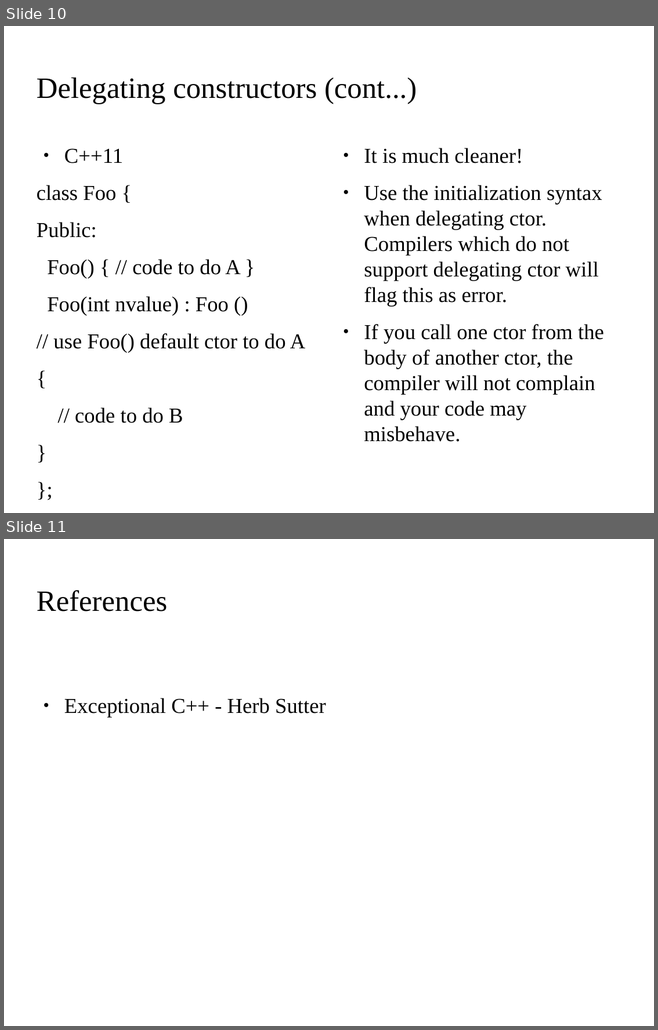
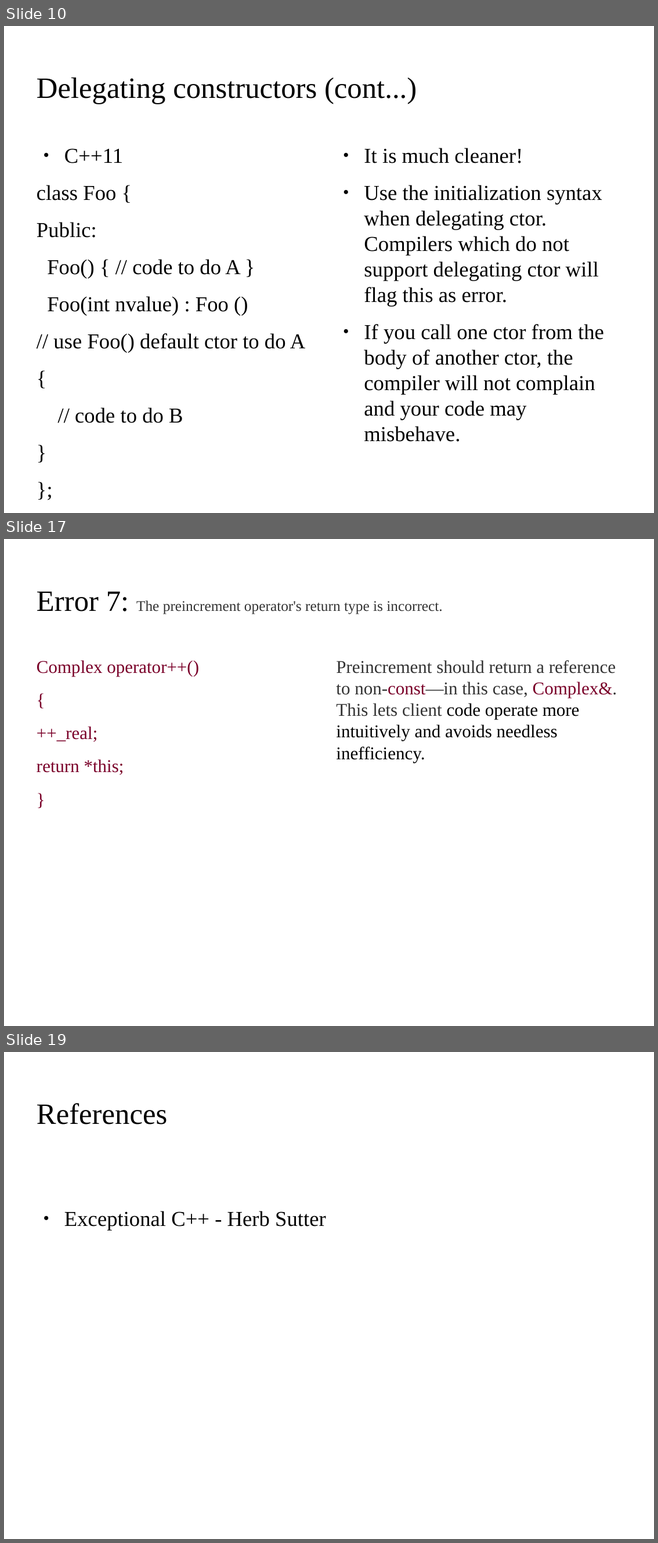
Before and after one commit to kks32/cpp-software-development, a slide deck: Ex11_Classes/Ex11_Classes.odp. Shown one above the other, each under a label of ours: slides 10 and 11 before the commit, slides 10, 17 and 19 after it; the slides between them are not shown. The pictures are 658x1030 and 658x1543 pixels, drawn with LibreOffice and Linux fonts; fonts in the diff are those of the drawing; background and template pictures are left out. Boxes give left, top, right and bottom in pixels: in the first picture for what was removed or moved away, otherwise in the second. Text is boxed around its words. In the diff, an @@ line names an element or a change of style, - is before the commit and + after.

```diff
--- a/Ex11_Classes/Ex11_Classes.odp
+++ b/Ex11_Classes/Ex11_Classes.odp
@@ slide 17 added at (4, 539, 654, 1026), background picture (left out) @@
@@ title added at (36, 591, 442, 614), 18 pt, text #333333 @@
+Error 7: The preincrement operator's return type is incorrect.
@@ text added at (36, 660, 199, 775), 22 pt, text #7A0029 @@
+Complex operator++()
+{
+++_real;
+return *this;
+}
@@ text added at (336, 660, 616, 762), 22 pt, text #333333 @@
+Preincrement should return a reference to non-const—in this case, Complex&. This lets client code operate more intuitively and avoids needless inefficiency.
@@ what was slide 11 is now slide 19 @@
```
Also in this commit, not shown: 7 other slides added, 1 other file.
